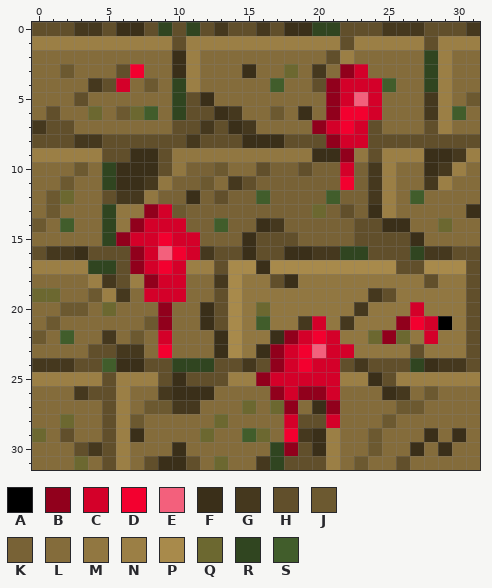
Two versions of one pixel-art sprite, trunk/gfx/map/dungeon/123.png. Above: the version before the commit.
The file is 32x32 pixels. Colours within 5 levels of each other are drawn and written as one.
Palette (. is transparent): A #000000  B #91001c  C #d40029  D #f3002f  E #f3607c  F #3a2f19  G #45381e  H #614f2b  J #6c5930  K #786236  L #846c3b  M #917741  N #9b7f45  P #a88a4b  Q #6c6830  R #304520  S #415d2b
Pixels before, first column x 0:
 0 HHHGGHFFHRHRHGHHGHFFRRHHHGGGHHHG
 1 NNNNNNNNNNHNNNNNNNNNNNHNNNNNHNNN
 2 LLLLLLLLLLFNLLLLLLLLLHNLLLLLRNLL
 3 LLJLLLHDLLFNLLLFLLQLGLBCLLLLRNLL
 4 LLLLGHCLJLRNLLLLLSLLHBCCCSLLRNLL
 5 LLLHLLLLLLRHFLLLLLLLLBCECLLLGNLJ
 6 LHLLQLJQSLRHHFGLLJLFLBDDCLLLGNSL
 7 GHHLLLLLLLHHGHFGLLLLBCDCHLLLHNLL
 8 HHHGGHHHHHHGHHHFFFHHHBCCHHHHHHHH
 9 NNNNNHHFFHMMMMMMMMMMFFBMHNNNFFGN
10 LLLJLRFFFHMKKJLLHKKHKKCKGNLLFGNL
11 LLJLLRFFGMKKJLGHKKKKKKDKGNLLGNLL
12 LJQLLHGGMKKFKHKKSKKKKSKKGNLSLLLL
13 LJLLLRMMBCJKKKKKKKKKQKHKFNLLLLLF
14 JLSLLRMBCCCKKSKKFGKKKKKHHFFLLQLL
15 LLLLLRBCCDCCKKKFHHHKKKKHHHHFLLLL
16 HGGFHHHBCEDCGHHFHHFFGGRRHHHRGGHH
17 NNNNRRHBCDCNNHPPFPPPPPPPPPHHPPPH
18 LLLLNGHNBCCLLGPMMHFMMMMMMMMMHMMH
19 QQLLJNGLCCCLLHPMMMMMMMMMGHMMMMMH
20 LLJJLQLLLBLLFHPMQMMMMMMGMMMCMMMH
21 LJLLLLLLJBLLFHPMSMMGCMGMMMBDCAMH
22 JLSLLGLJLCLLLFPMMFBCDCMMQBQMCMMH
23 LLLLHHGGLDLLLFPMFBCDECCMMMMHMMMH
24 GGGHHSFFHHRRRHHGHBCDCCHGHHHRFGGH
25 NNNNNHNNNHFHHHNNBCCCCCNNFHNNNNNN
26 LLLGHHNLLGFFFLLLLBCBBCLLLFGLJLLL
27 LLLLLHNLJJGGLLLQLQBLFBLLLLJJLLLL
28 LLQLLHNJLLLLLQLLLLCHHCLLLJLLLLLL
29 QLHLLHNFLLLLQLLSQLDGFNLLJLLLFLFL
30 LLLHGHNLLLFLLLLLLRBHFNLLJLLFLFLL
31 LLLQLHNLHFFHLQLLGRHHHNLJLLHLLLLL
After the commit:
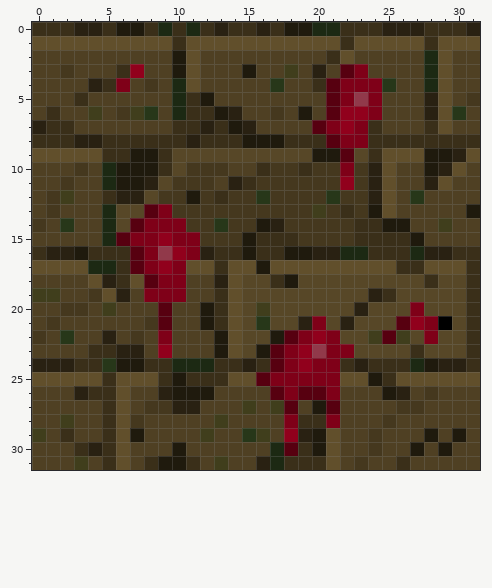
From old to new:
colour B: #91001c -> #570010
colour C: #d40029 -> #7f0018
colour D: #f3002f -> #91001c
colour E: #f3607c -> #91394a
colour F: #3a2f19 -> #1f1a0d
colour G: #45381e -> #292112
colour H: #614f2b -> #3a2f19
colour K: #786236 -> #45381e
colour L: #846c3b -> #4f4023
colour M: #917741 -> #574727
colour N: #9b7f45 -> #614f2b
colour Q: #6c6830 -> #403e1c
colour R: #304520 -> #1c2913
colour S: #415d2b -> #273719
Changed rows in their new state; - is a pixel that keeps its letter.
first column x 2:
 3 K-----------------------------
 4 ------K-----------------------
 5 -----------------------------K
 6 ----K----------K--------------
first column x 0:
10 ---K---------K-----------------
11 --K---------K------------------
12 -K-----------------------------
13 -K--------K--------------------
14 K------------------------------
17 --------------NN-NNNNNNNNN--NNN
18 --------------N----------------
19 ----K---------N----------------
20 --KK----------N----------------
21 -K------K-----N----------------
22 K------K------N----------------
23 --------------N----------------
26 ----------------------------K--
27 --------KK----------------KK---
28 -------K-----------------K-----
29 ------------------------K------
30 ------------------------K------
31 -----------------------K-------
Pixel boxes of the changes (left, top, right, bottom) in both pictures:
changed: (32, 22, 480, 470)
